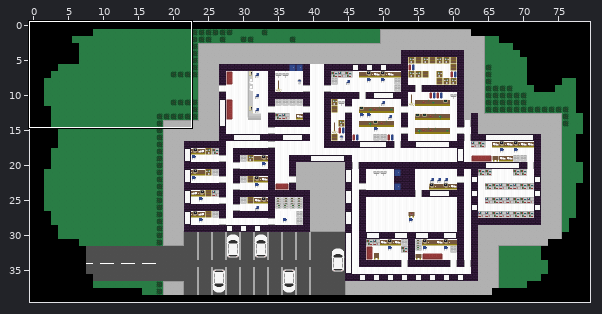
Two states of a Tiled map, assets/map12.tmx. Above, an overview of the earlier version with the close-up marked.
Close-up. Before the edit:
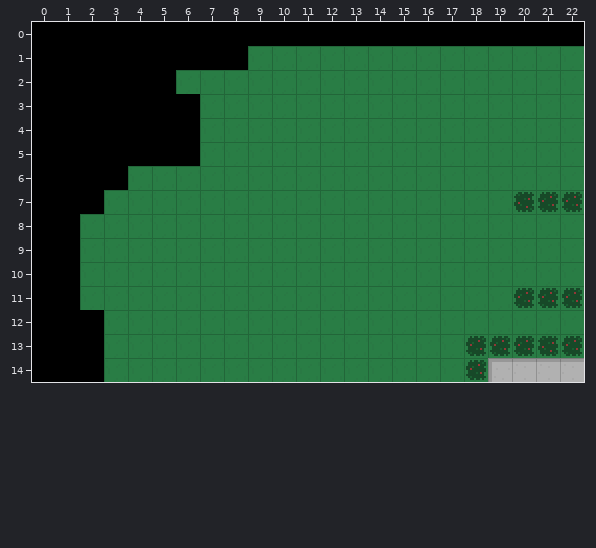
Cells are 12x12 px. Shown: x 0..22, y 0..14.
Now the later version:
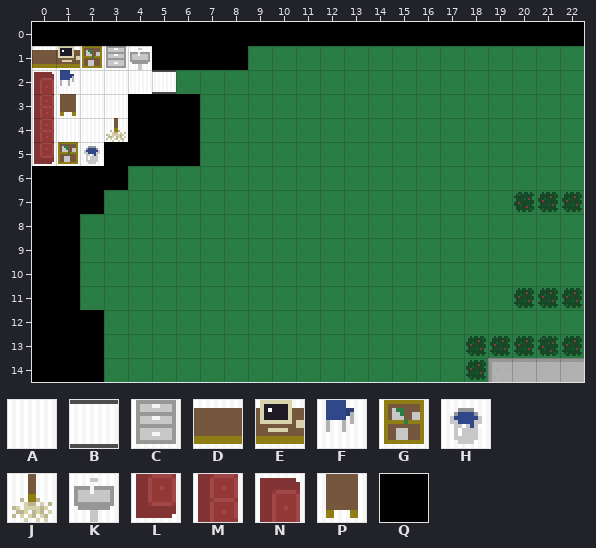
Key: from "tileset12": A 0, B 3, C 10, D 14, E 15, F 17, G 20, H 21, J 22, K 25, L 33, M 34, N 35, P 36, Q 62.
_ is an empty cell.
The edit:
{"where": "layer \"Tile Layer 1\""}
{"y":1,"x":0,"old":"QQQQQ","new":"DEGCK"}
{"y":2,"x":0,"old":"QQQQQQ","new":"NFAAAB"}
{"y":3,"x":0,"old":"QQQQ","new":"MPAA"}
{"y":4,"x":0,"old":"QQQQ","new":"MAAJ"}
{"y":5,"x":0,"old":"QQQ","new":"LGH"}
{"label":"changed","picture_box":[32,46,176,166]}
